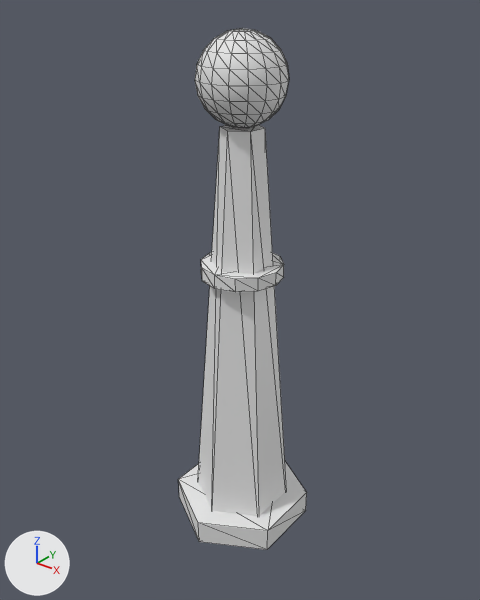
Before and after pictures for a commit that changed the glTF model godot/assets3d/props/pylon.glb.
Before and after are seen from a 50 mm camera at (1.096, -1.379, 1.652) aimed at (-0.012, 0.005, 0.794). Every picture has the same lights, and +X, +Y and +Z are marked at lower left. The picture after the commit comes second. Mesh edges are drawn as thin lines. Vertices at exactly the same position are counted once.

The first picture shows 'ob'.
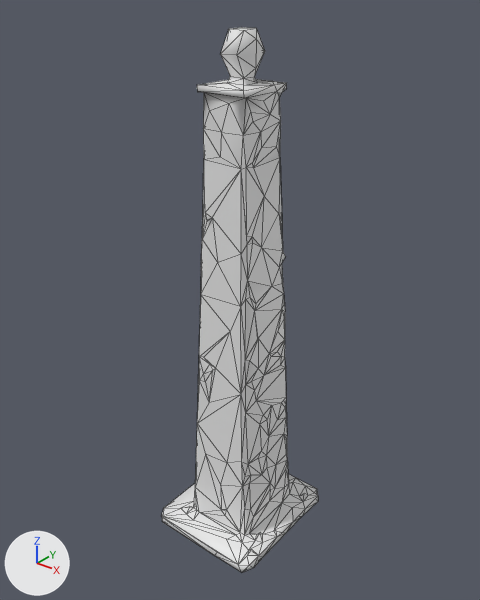
Where the change shows, as pixel boxes (x1, y1, x2, y2) in the pictures (480 x 600 px):
'ob', reshaped (21% wider)
    before: (178, 28, 307, 550)
    after: (162, 27, 318, 572)
part 1 of me_me_183, rebuilt (76% wider, 39% taller)
    before: (198, 125, 286, 516)
    after: (162, 27, 318, 572)
part 2 of me_me_183, deleted
    before: (178, 462, 307, 550)
part 3 of me_me_183, deleted
    before: (201, 252, 284, 292)
part 4 of me_me_183, deleted
    before: (195, 28, 289, 128)

What changed in the scene script:
```text
Change me_me_183:
    used by ob_ob; location = (0.0, 0.0, 0.0)
    remove me_me_183.from_pydata(...)  # 194 vertices, 372 faces; spans x -0.19..0.19, y -0.22..0.22, z 0.0..1.54
    add me_me_183.from_pydata(...)  # 362 vertices, 720 faces; spans x -0.19..0.19, y -0.22..0.22, z 0.0..1.54
    me_me_183 part 1: the loose piece of 12 vertices spanning x -0.14..0.14, y -0.16..0.16, z 0.0..1.3 is rebuilt with 362 vertices and now spans x -0.19..0.19, y -0.22..0.22, z 0.0..1.54
    me_me_183 part 2: the loose piece of 12 vertices spanning x -0.19..0.19, y -0.22..0.22, z 0.02..0.1 is deleted
    me_me_183 part 3
    24 vertices are removed from x -0.12..0.12, y -0.12..0.12, z 0.88..0.92
    44 faces are deleted
    me_me_183 part 4
    146 vertices are removed from x -0.12..0.12, y -0.12..0.12, z 1.3..1.54
    288 faces are deleted
```
